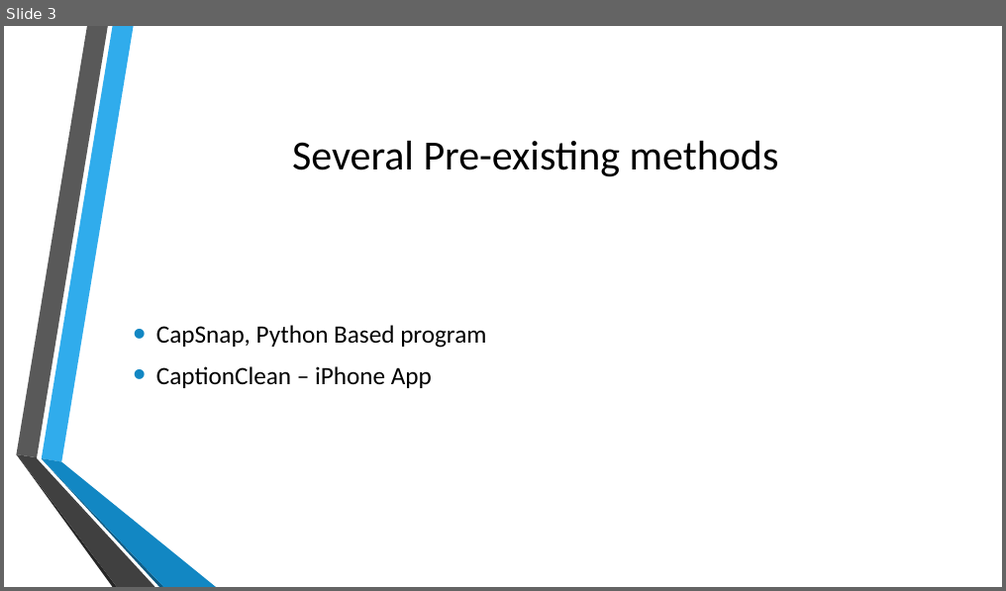
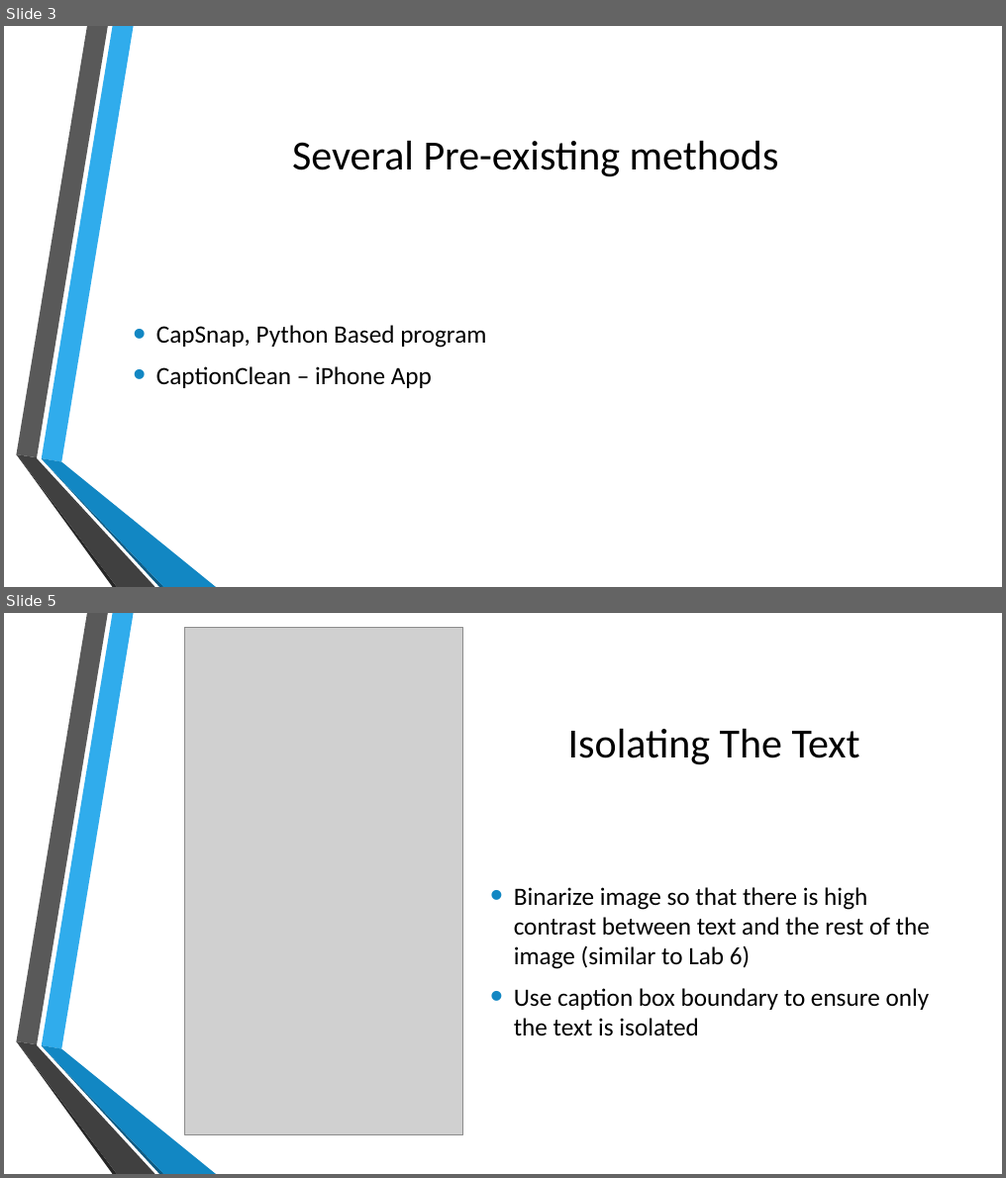
Before and after one commit to dave-tigre/snapchat_caption_removal, a slide deck: Snapchat Presentation.pptx. Shown one above the other, each under a label of ours: slide 3 before the commit, slides 3 and 5 after it; the slides between them are not shown. The pictures are 1006x591 and 1006x1178 pixels, drawn with LibreOffice and Linux fonts; fonts in the diff are those of the drawing; grey boxes stand for pictures; background and template pictures are left out. Boxes give left, top, right and bottom in pixels: in the first picture for what was removed or moved away, otherwise in the second. Text is boxed around its words. In the diff, an @@ line names an element or a change of style, - is before the commit and + after.

```diff
--- a/Snapchat Presentation.pptx
+++ b/Snapchat Presentation.pptx
@@ slide 5 added at <box>4,613,1002,1174</box>, background picture (left out); not listed: 6 template elements that a slide beside it also shows @@
@@ picture added at <box>185,627,463,1136</box> @@
@@ title added at <box>568,729,860,765</box>, 40 pt, text #000000 @@
+Isolating The Text
@@ text added at <box>514,887,930,1037</box>, 24 pt, text #000000 @@
+• Binarize image so that there is high contrast between text and the rest of the image (similar to Lab 6)
+• Use caption box boundary to ensure only the text is isolated
```
Also in this commit, not shown: 2 slides changed, 2 other slides added, 1 slide removed, 6 other files.
